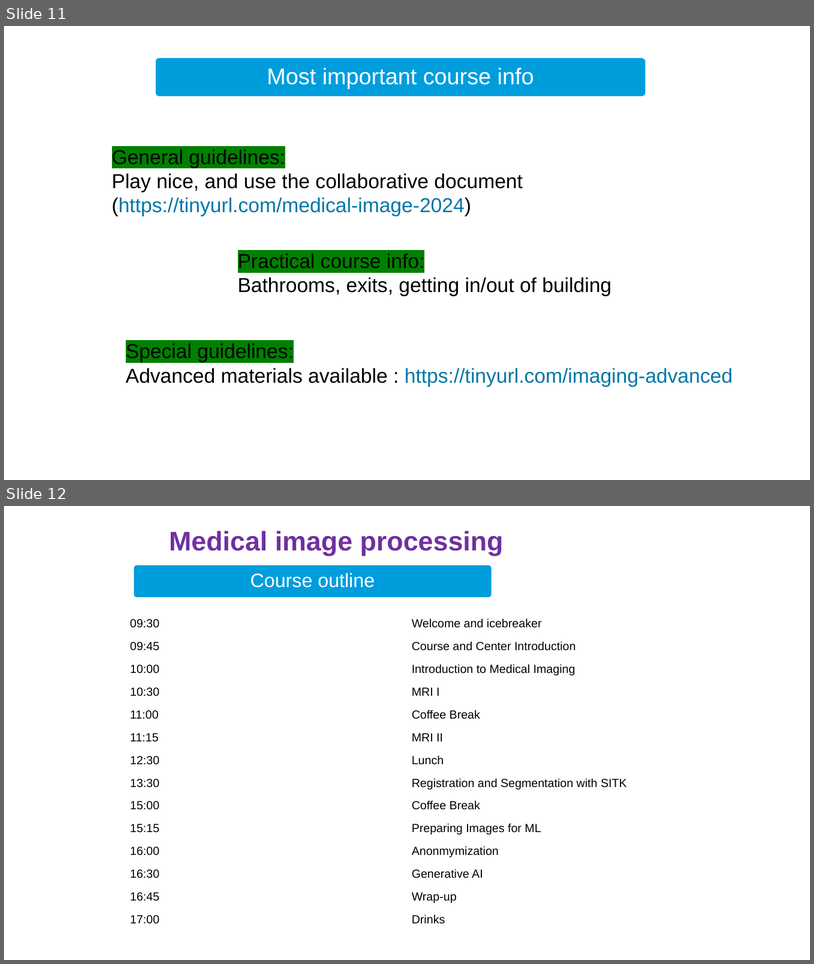
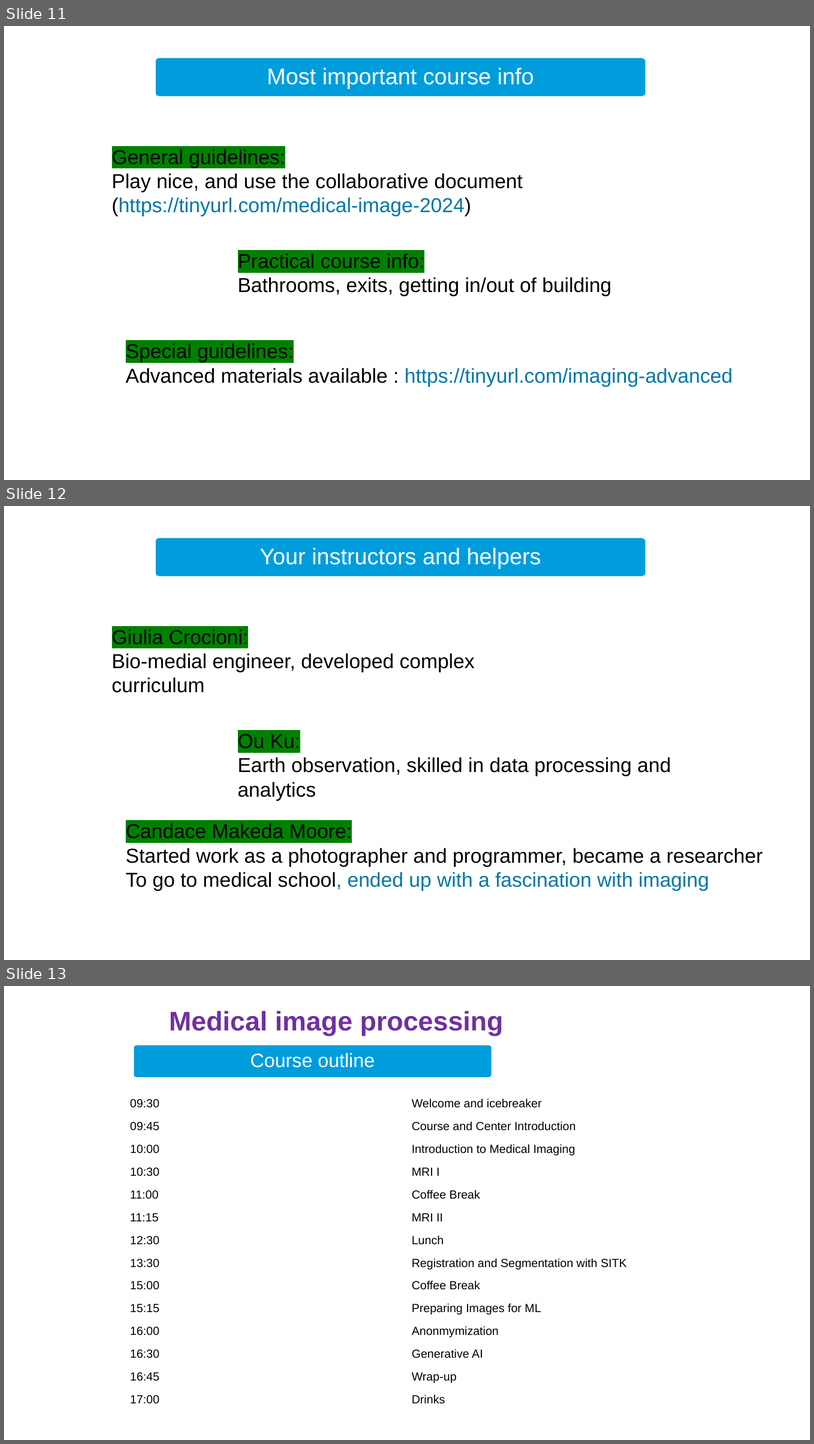
Before and after one commit to esciencecenter-digital-skills/medical-image-processing-materials, a slide deck: presentations/first_intro_1.pptx. Shown one above the other, each under a label of ours: slides 11 and 12 before the commit, slides 11, 12 and 13 after it. The pictures are 814x964 and 814x1444 pixels, drawn with LibreOffice and Linux fonts; fonts in the diff are those of the drawing; background and template pictures are left out. Boxes give left, top, right and bottom in pixels: in the first picture for what was removed or moved away, otherwise in the second. Text is boxed around its words. In the diff, an @@ line names an element or a change of style, - is before the commit and + after.

```diff
--- a/presentations/first_intro_1.pptx
+++ b/presentations/first_intro_1.pptx
@@ slide 12 added at bbox=[4, 506, 810, 960], background picture (left out) @@
@@ rounded rectangle added at bbox=[155, 537, 647, 577], fill #009DDD, outline #FFFFFF 2 pt @@
@@ text added at bbox=[260, 547, 542, 568], 27 pt, text #FFFFFF @@
+Your instructors and helpers
@@ text added at bbox=[112, 628, 475, 693], 24 pt, text #000000 @@
+Giulia Crocioni:
+Bio-medial engineer, developed complex curriculum
@@ text added at bbox=[238, 733, 671, 801], 24 pt, text #000000 @@
+Ou Ku:
+Earth observation, skilled in data processing and analytics
@@ text added at bbox=[126, 822, 764, 891], 24 pt, text #000000 @@
+Candace Makeda Moore:
+Started work as a photographer and programmer, became a researcher
+To go to medical school, ended up with a fascination with imaging
@@ what was slide 12 is now slide 13 @@
```
Also in this commit, not shown: 12 other files.
